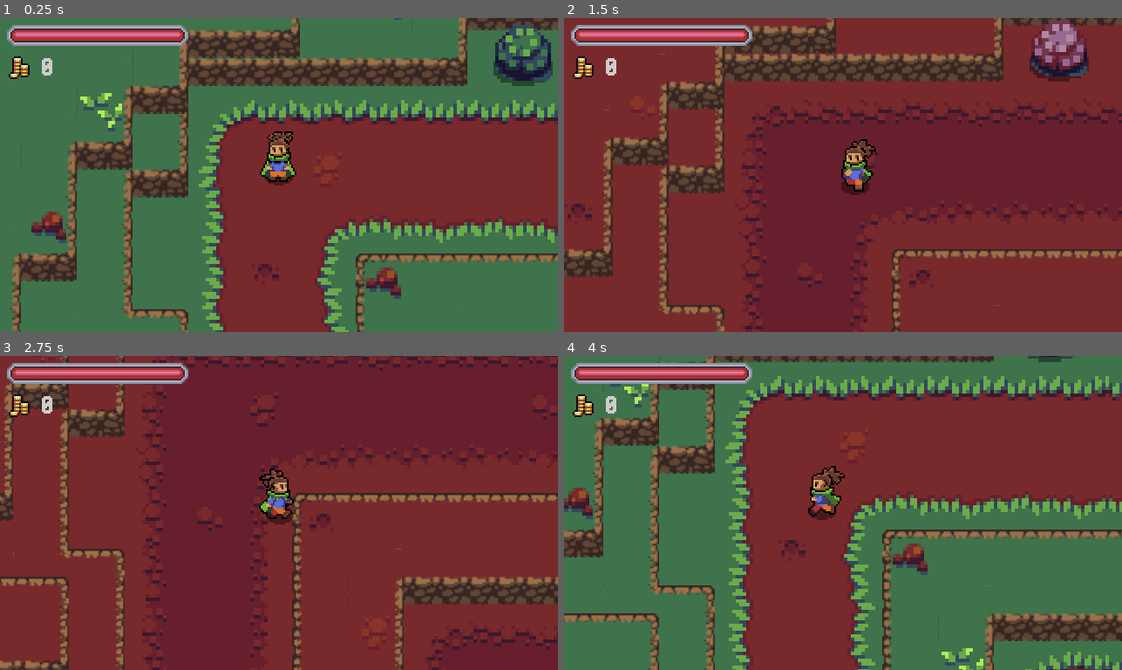
Above: before the commit, frames 1-4 (two rows, left to right).
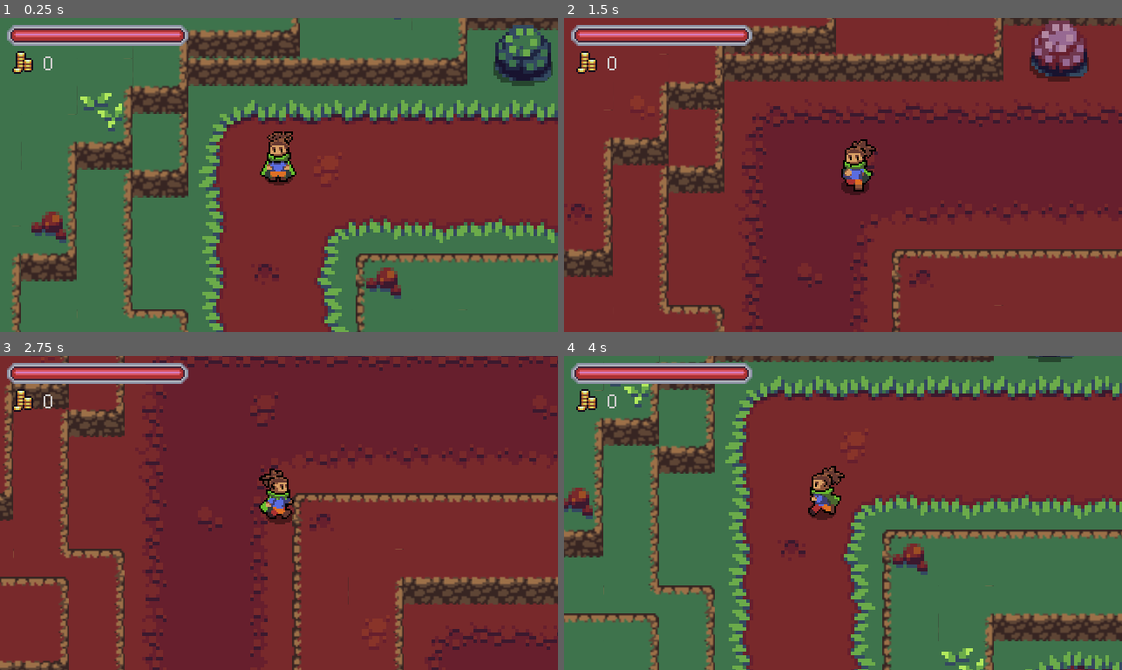
Above: after the commit, the same moments.

Repository: Thomas-Arndt/RPG.1
Game: Godot game, scene res://World/World.tscn
The game is run twice, just before and just after one commit, with the same random seed, the same clock (stepped at 60 frames per second) and the same inputs.
Inputs:
- Up to frame 1 (0.25 s): no input
- Up to frame 2 (1.5 s): tap Enter at 0.5 s; hold Right (ui_right) 0.53-1.28 s; tap R (attack) at 0.6 s; hold Down (ui_down) from 1.28 s (still down); tap T (d_shift) at 1.35 s
- Up to frame 3 (2.75 s): release Down (ui_down) at 2.03 s; hold Right (ui_right) from 2.03 s (still down); tap E (roll) at 2.1 s
- Up to frame 4 (4 s): release Right (ui_right) at 2.78 s; hold Up (ui_up) 2.78-3.53 s; tap R (attack) at 2.85 s; hold Left (ui_left) from 3.53 s (still down); tap T (d_shift) at 3.6 s

The runs differ from the first frame. In frame 1, 0.3% of the frame differs, in the area x 1-10%, y 10-20%; in frame 2, 0.3%; in frame 3, 0.3%; in frame 4, 0.3%.

Commit message:
Minor tweaks to gold display styling

Diff:
--- a/UI/GoldDisplay.tscn
+++ b/UI/GoldDisplay.tscn
@@ -1,7 +1,7 @@
 [gd_scene load_steps=4 format=2]
 
 [ext_resource path="res://Assets/Sprites/4.png" type="Texture" id=1]
-[ext_resource path="res://UI/Fonts/Born2bSportyV2.ttf" type="DynamicFontData" id=2]
+[ext_resource path="res://UI/Fonts/HelvetiPixel.ttf" type="DynamicFontData" id=2]
 
 [sub_resource type="DynamicFont" id=1]
 outline_color = Color( 0, 0, 0, 1 )
@@ -10,10 +10,10 @@
 [node name="GoldDisplay" type="CanvasLayer"]
 
 [node name="MarginContainer" type="MarginContainer" parent="."]
-margin_left = 3.0
-margin_top = 20.0
-margin_right = 94.0
-margin_bottom = 38.0
+margin_left = 5.0
+margin_top = 17.0
+margin_right = 96.0
+margin_bottom = 35.0
 
 [node name="HBoxContainer" type="HBoxContainer" parent="MarginContainer"]
 margin_right = 91.0
@@ -29,9 +29,9 @@
 
 [node name="Label" type="Label" parent="MarginContainer/HBoxContainer"]
 margin_left = 20.0
-margin_top = 1.0
-margin_right = 27.0
-margin_bottom = 17.0
+margin_top = 2.0
+margin_right = 26.0
+margin_bottom = 16.0
 custom_colors/font_color = Color( 0.811765, 0.803922, 0.803922, 1 )
 custom_fonts/font = SubResource( 1 )
 text = "0"
--- a/UI/UI.tscn
+++ b/UI/UI.tscn
@@ -9,6 +9,8 @@
 [node name="UI" type="Node2D"]
 z_index = 2
 
+[node name="GoldDisplay" parent="." instance=ExtResource( 5 )]
+
 [node name="UITextBox" parent="." instance=ExtResource( 1 )]
 
 [node name="HealthBar" type="CanvasLayer" parent="."]
@@ -19,6 +21,4 @@
 [node name="Fill" parent="HealthBar/FillBar" index="3"]
 texture = ExtResource( 4 )
 
-[node name="GoldDisplay" parent="." instance=ExtResource( 5 )]
-
 [editable path="HealthBar/FillBar"]
